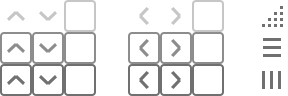
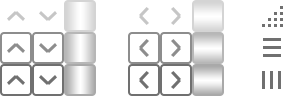
The second (288, 96) image is a revision of the first. Changes to its layers:
renamed "圆角矩形" to "正常", opacity 100% → 30%, painted on it over [64, 0, 96, 32]
removed group "滚动条-高亮" (1st of 2, in "垂直滚动条") (1 layers) (was 80%) from group "垂直滚动条" over [64, 32, 96, 64]
renamed "圆角矩形" to "高亮", opacity 100% → 50%, moved it into group "滚动条", painted on it over [64, 32, 96, 64]
removed group "滚动条-按下" (1st of 2, in "垂直滚动条") (1 layers) from group "垂直滚动条" over [64, 64, 96, 96]
renamed "圆角矩形" to "按下", opacity 100% → 60%, moved it into group "滚动条", painted on it over [64, 64, 96, 96]
renamed "圆角矩形" to "正常", opacity 40% → 30%, painted on it over [192, 0, 224, 32]
removed group "滚动条-高亮" (2nd of 2, in "水平滚动条") (1 layers) (was 80%) from group "水平滚动条" over [192, 32, 224, 64]
renamed "圆角矩形" to "高亮", opacity 100% → 50%, moved it into group "滚动条", painted on it over [192, 32, 224, 64]
removed group "滚动条-按下" (2nd of 2, in "水平滚动条") (1 layers) from group "水平滚动条" over [192, 64, 224, 96]
renamed "圆角矩形" to "按下", opacity 100% → 60%, moved it into group "滚动条", painted on it over [192, 64, 224, 96]
hid "背景" over [64, 0, 224, 96]
